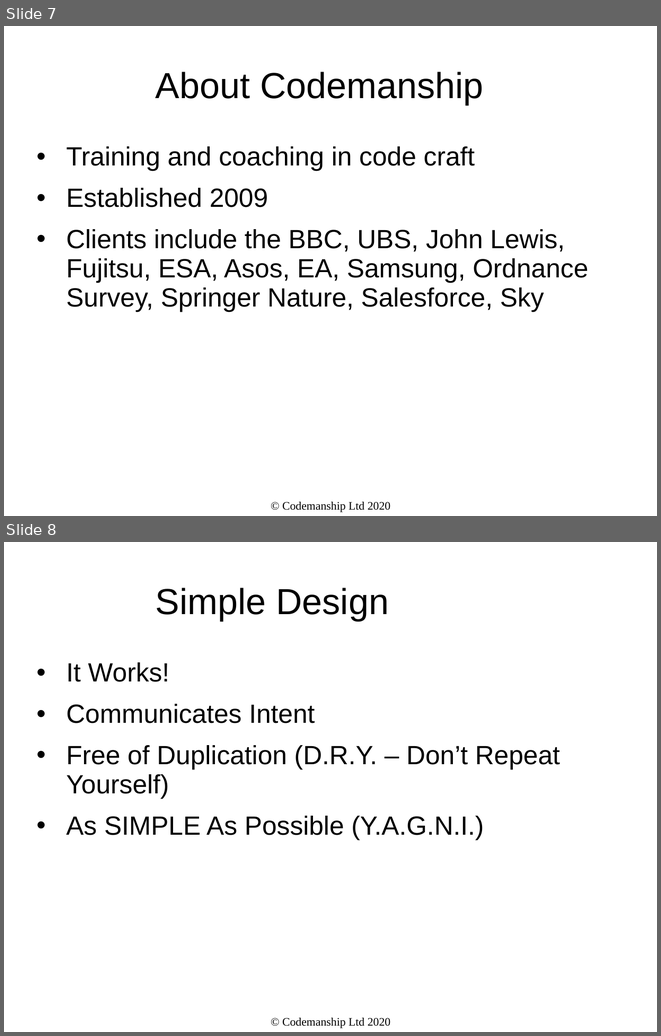
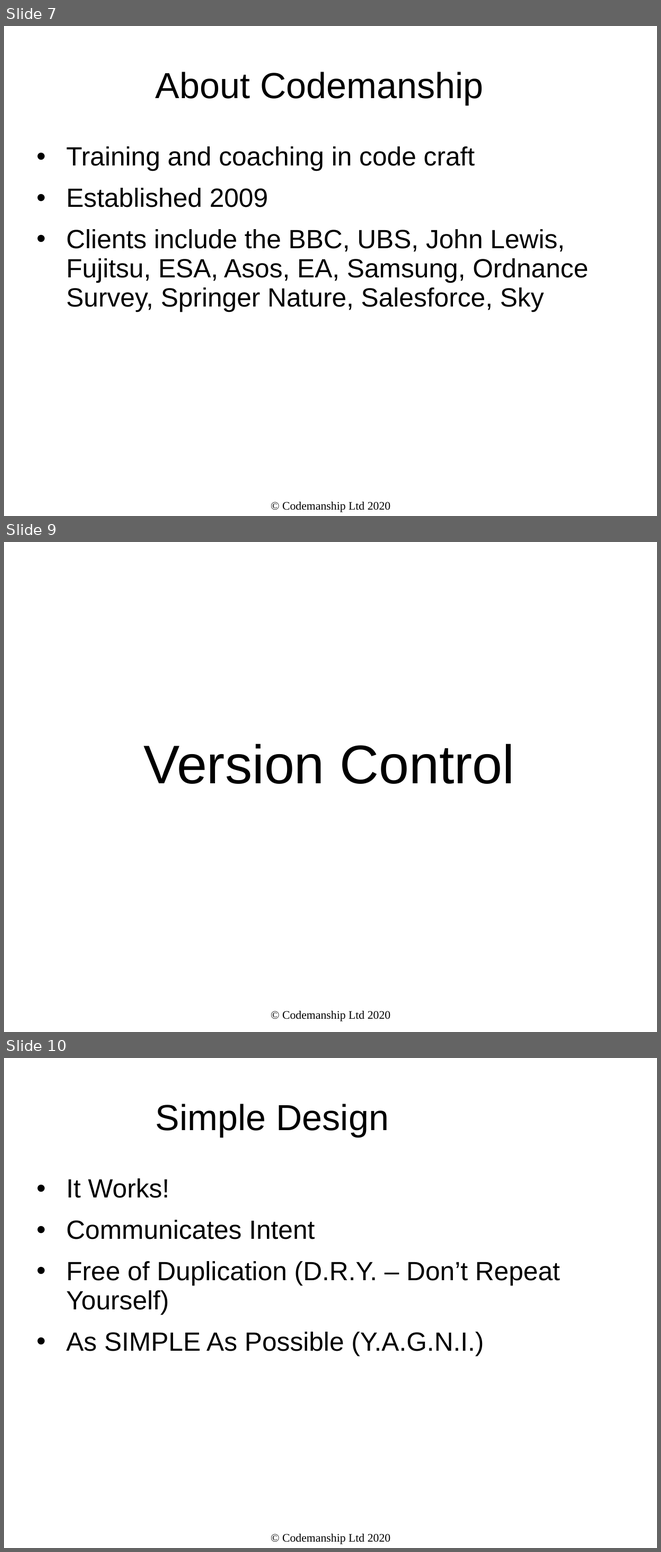
Before and after one commit to jasongorman/tdd_demos_jun_17_2020, a slide deck: tdd slides - Tesco.ppt. Shown one above the other, each under a label of ours: slides 7 and 8 before the commit, slides 7, 9 and 10 after it; the slides between them are not shown. The pictures are 661x1036 and 661x1552 pixels, drawn with LibreOffice and Linux fonts; fonts in the diff are those of the drawing. Boxes give left, top, right and bottom in pixels: in the first picture for what was removed or moved away, otherwise in the second. Text is boxed around its words. In the diff, an @@ line names an element or a change of style, - is before the commit and + after.

```diff
--- a/tdd slides - Tesco.ppt
+++ b/tdd slides - Tesco.ppt
@@ slide 9 added at <box>4,542,657,1032</box>, background #FFFFFF @@
@@ text added at <box>143,743,514,784</box>, 66 pt, text #000000 @@
+Version Control
@@ text added at <box>282,1011,391,1021</box>, 14 pt, text #000000 @@
+© Codemanship Ltd 2020
@@ what was slide 8 is now slide 10 @@
```
Also in this commit, not shown: 1 other slide added.
